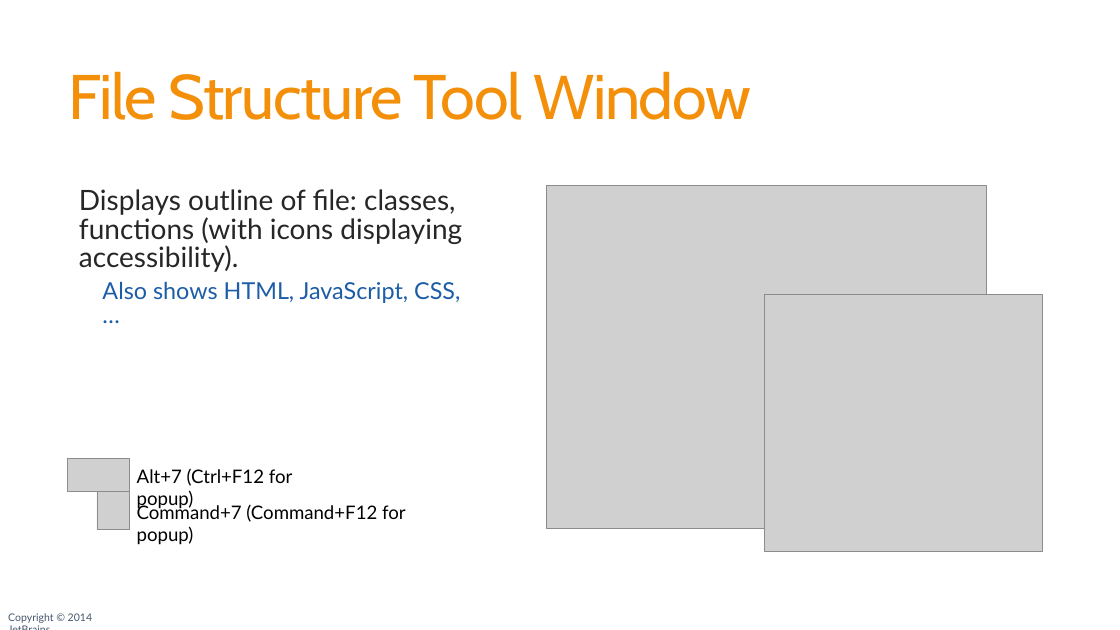
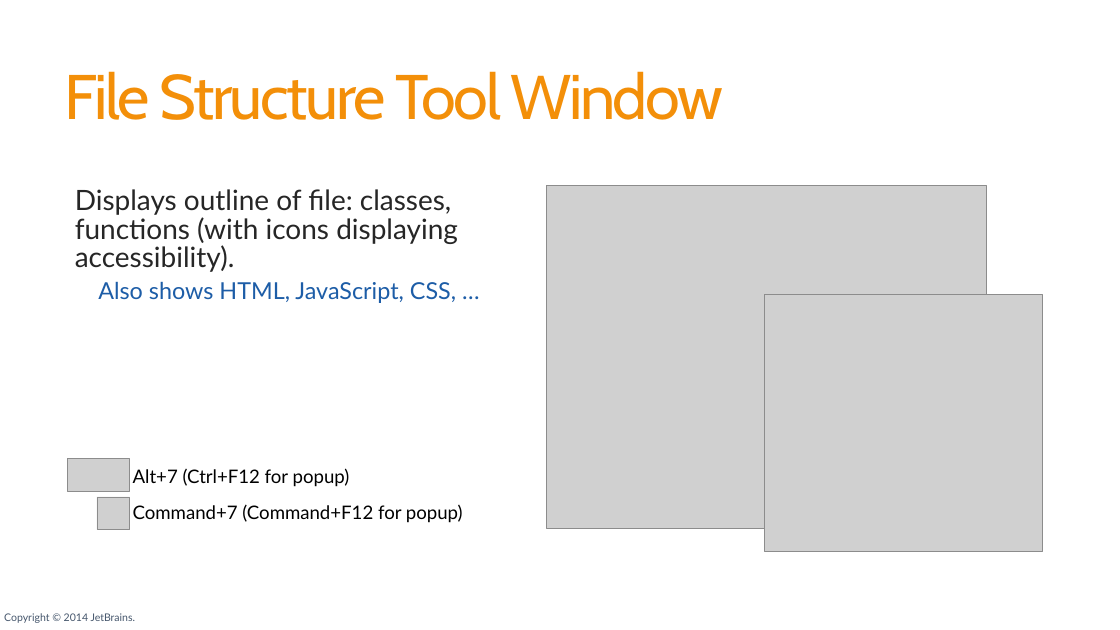
Before and after one commit to JetBrains/phpstorm-workshop, a slide deck: slide 31 of PhpStorm_Workshop.pptx. Drawn at 1120x630 pixels with LibreOffice and Linux fonts; fonts in the diff are those of the drawing; grey boxes stand for pictures; background and template pictures are left out. Boxes give left, top, right and bottom in pixels: in the first picture for what was removed or moved away, otherwise in the second. Text is boxed around its words. In the diff, an @@ line names an element or a change of style, - is before the commit and + after.

```diff
--- a/PhpStorm_Workshop.pptx
+++ b/PhpStorm_Workshop.pptx
@@ title "File Structure Tool Window" at (65, 71, 723, 120): letter spacing -1.2 to -2 pt @@
@@ text "Displays outline of file: classes, ...": place and size @@
-text "Displays outline of file: classes, ..." at (79, 189, 462, 303)
+text "Displays outline of file: classes, ..." at (75, 189, 458, 303)
@@ text "Alt+7 (Ctrl+F12 for popup)" rewrapped from (137, 469, 293, 509) to (133, 468, 350, 487) @@
@@ picture: place and size @@
-picture at (97, 492, 129, 530)
+picture at (97, 497, 129, 530)
@@ text "Command+7 (Command+F12 for popup)" rewrapped from (137, 503, 406, 545) to (133, 504, 463, 523) @@
@@ text "Copyright © 2014 JetBrains." rewrapped from (8, 613, 92, 623) to (4, 613, 136, 623) @@
```
Also in this commit, not shown: 134 other slides changed, 1 slide added, 1 slide removed, 1 other file.
